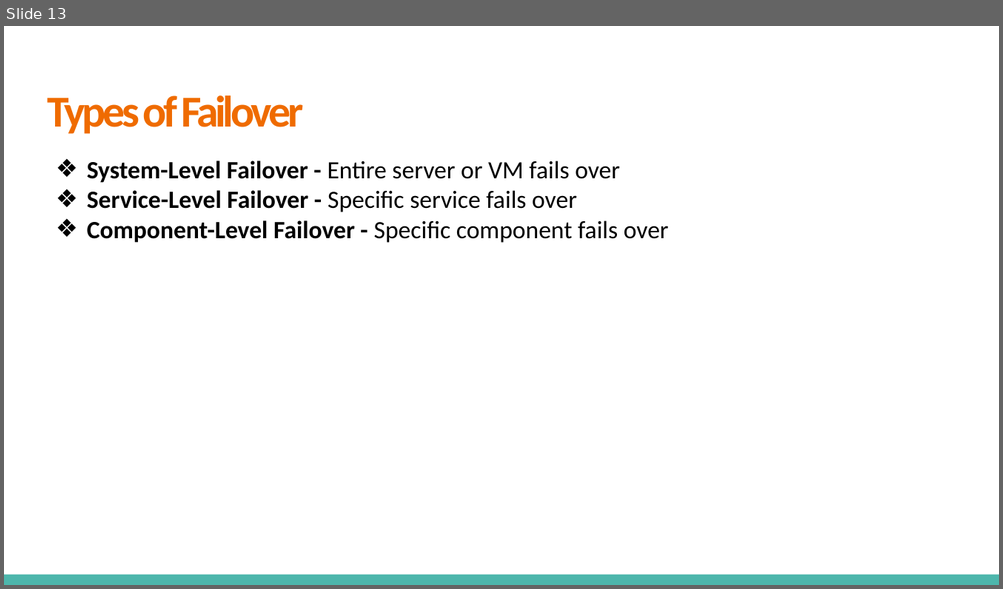
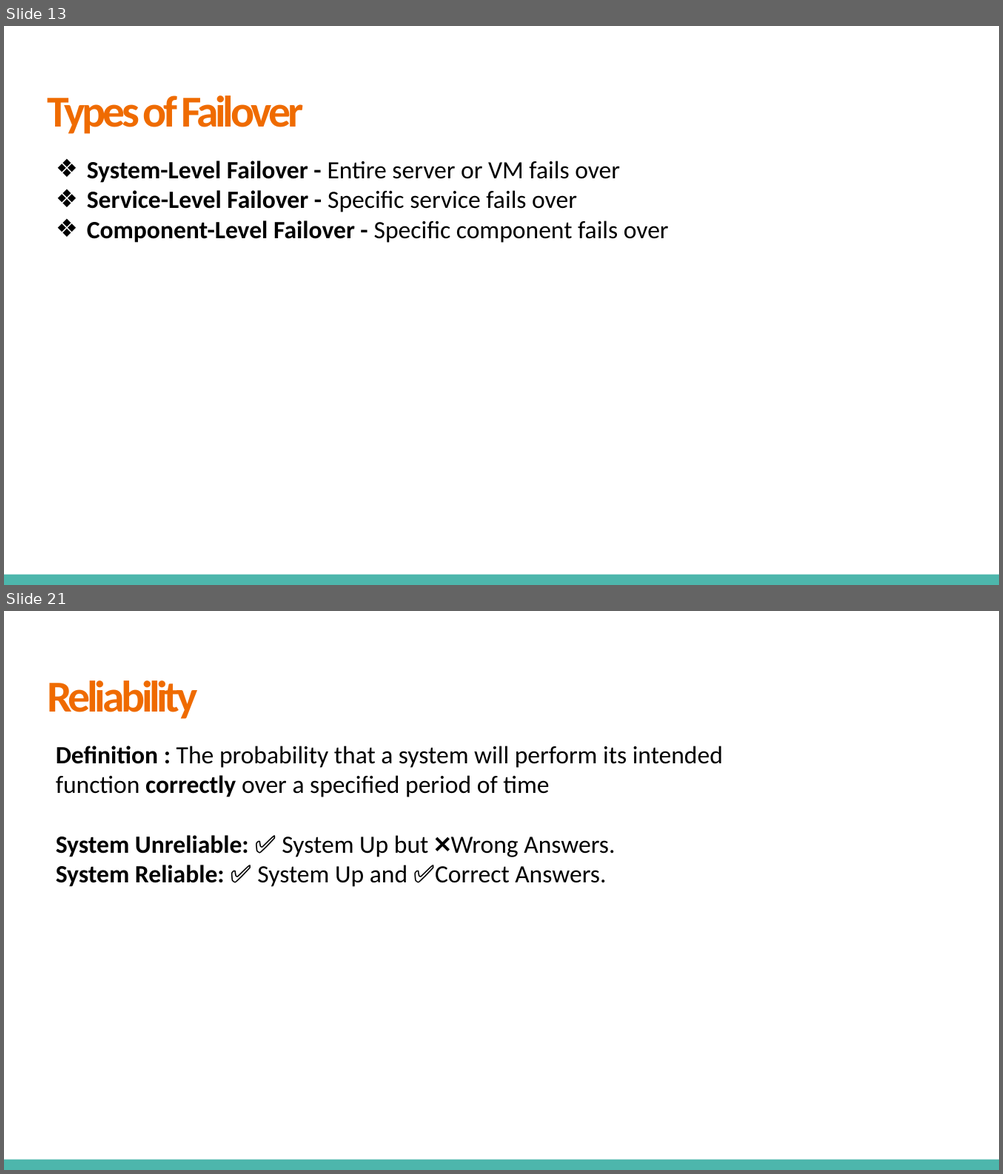
Before and after one commit to VikashChauhan51/system-design, a slide deck: High Level System Design/Fundamentals/2. Attributes of Distributed Systems/Attributes of Distributed Systems.pptx. Shown one above the other, each under a label of ours: slide 13 before the commit, slides 13 and 21 after it; the slides between them are not shown. The pictures are 1003x589 and 1003x1174 pixels, drawn with LibreOffice and Linux fonts; fonts in the diff are those of the drawing. Boxes give left, top, right and bottom in pixels: in the first picture for what was removed or moved away, otherwise in the second. Text is boxed around its words. In the diff, an @@ line names an element or a change of style, - is before the commit and + after.

Commit message:
Distributed System Theorems and  Data Structures

```diff
--- a/High Level System Design/Fundamentals/2. Attributes of Distributed Systems/Attributes of Distributed Systems.pptx
+++ b/High Level System Design/Fundamentals/2. Attributes of Distributed Systems/Attributes of Distributed Systems.pptx
@@ slide 21 added at [4,611,999,1170], background #FFFFFF; not listed: 1 template element that a slide beside it also shows @@
@@ title added at [47,681,197,719], 32 pt, text #EF6B00, bold @@
+Reliability
@@ text added at [56,746,723,887], 18 pt, text #000000 @@
+Definition : The probability that a system will perform its intended function correctly over a specified period of time
+System Unreliable: ✅ System Up but ❌Wrong Answers.
+System Reliable: ✅ System Up and ✅Correct Answers.
```
Also in this commit, not shown: 2 slides changed, 18 other slides added, 2 other files.
